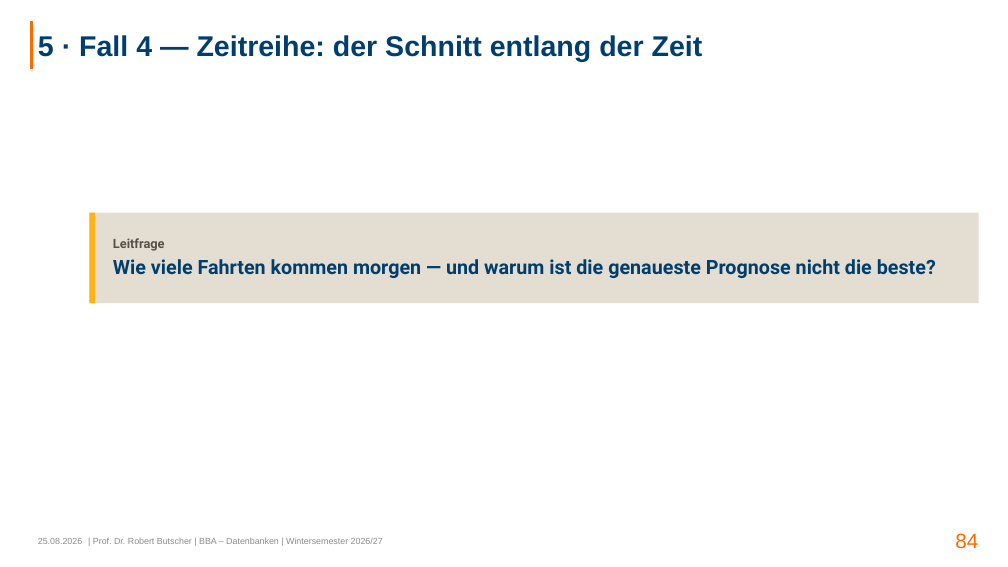
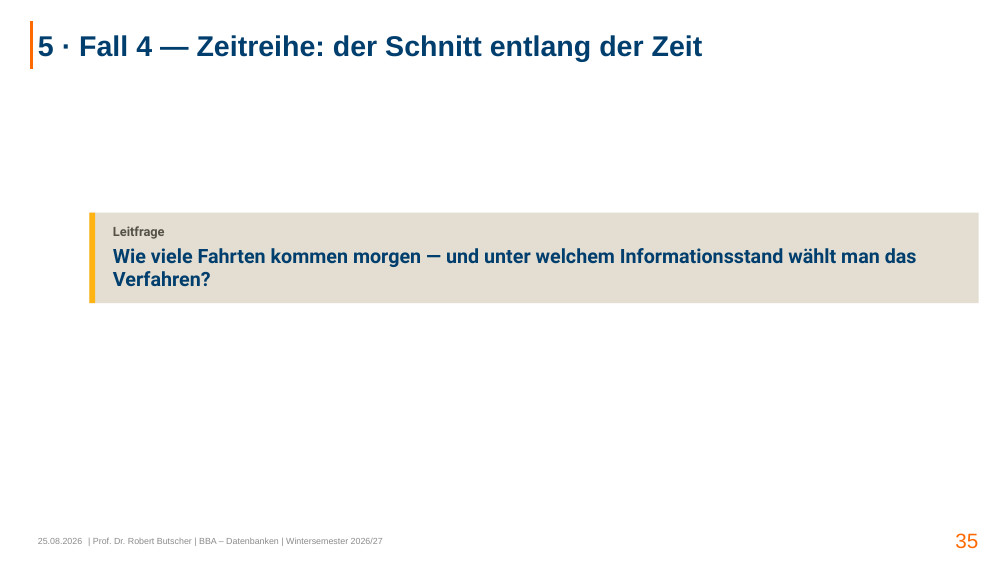
Before and after one commit to swrobuts/velocity-fallstudie, a slide deck: slide 35 of slides/velocity-crispdm.pptx (slide 84 before the commit). Drawn at 1008x567 pixels with LibreOffice and Linux fonts; fonts in the diff are those of the drawing. Boxes give left, top, right and bottom in pixels: in the first picture for what was removed or moved away, otherwise in the second. Text is boxed around its words. In the diff, an @@ line names an element or a change of style, - is before the commit and + after.

```diff
--- a/slides/velocity-crispdm.pptx
+++ b/slides/velocity-crispdm.pptx
@@ text at box(113, 248, 917, 286): text changed @@
-Wie viele Fahrten kommen morgen — und warum ist die genaueste Prognose nicht die beste?
+Wie viele Fahrten kommen morgen — und unter welchem Informationsstand wählt man das Verfahren?
@@ page number at box(955, 533, 978, 549): text changed @@
-84
+35
```
Also in this commit, not shown: 11 other slides changed, 23 slides added, 91 slides removed, 2 other files.
